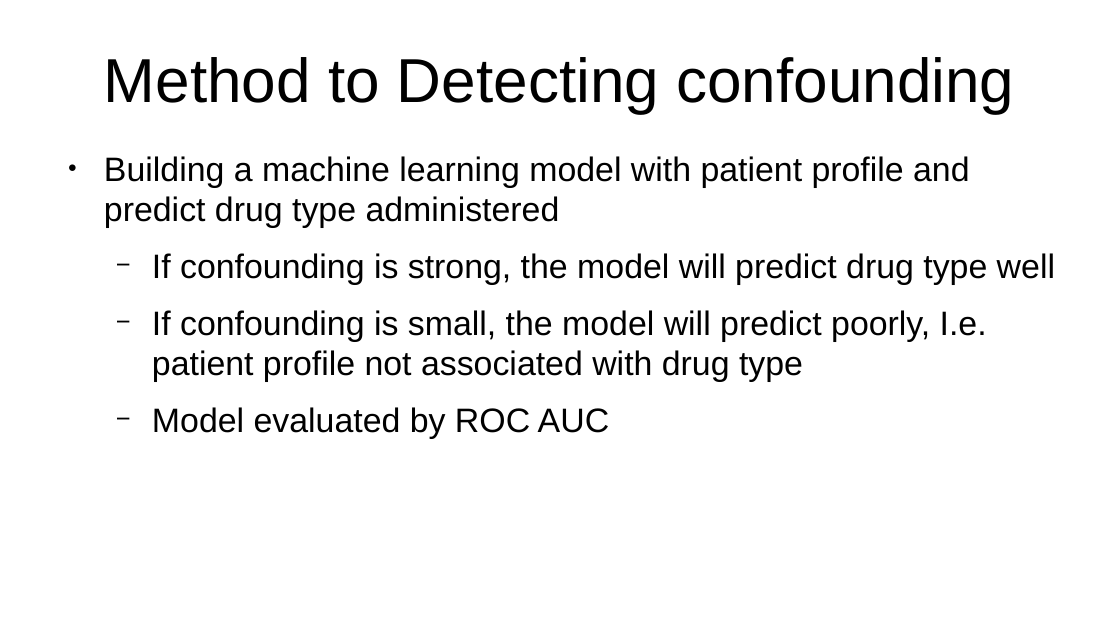
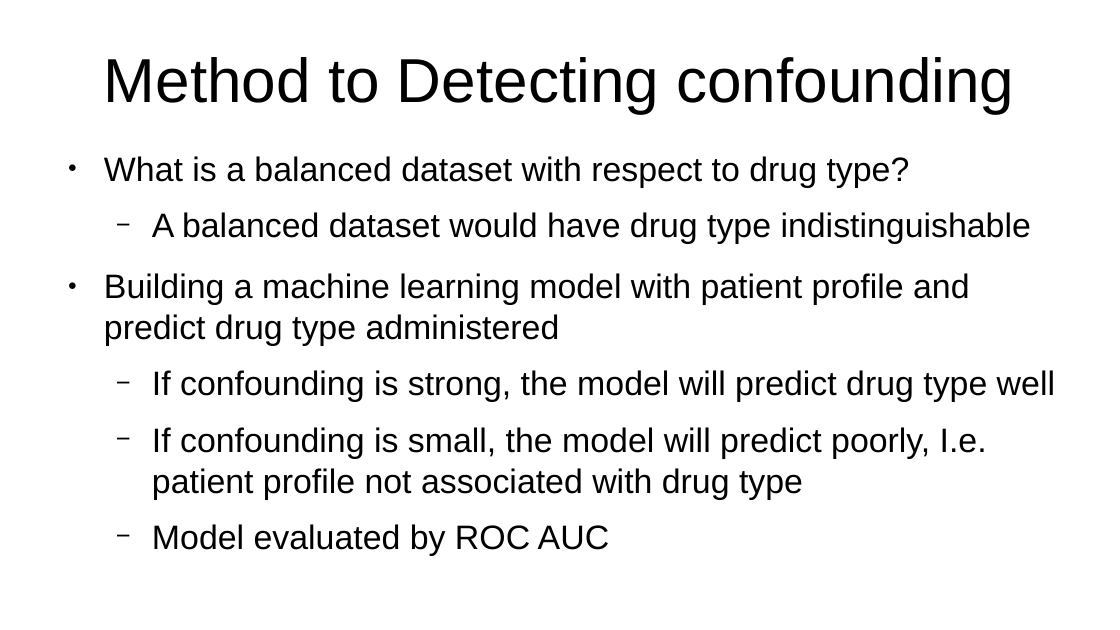
Before and after one commit to leexa90/RWD-drug-efficacy, a slide deck: slide 6 of ppt.odp. Drawn at 1120x630 pixels with LibreOffice and Linux fonts; fonts in the diff are those of the drawing. Boxes give left, top, right and bottom in pixels: in the first picture for what was removed or moved away, otherwise in the second. Text is boxed around its words. In the diff, an @@ line names an element or a change of style, - is before the commit and + after.

```diff
--- a/ppt.odp
+++ b/ppt.odp
@@ text at [104,156,1031,244]: paragraphs added @@
+● What is a balanced dataset with respect to drug type?
+  − A balanced dataset would have drug type indistinguishable
```
Also in this commit, not shown: 2 other slides changed, 1 other file.
